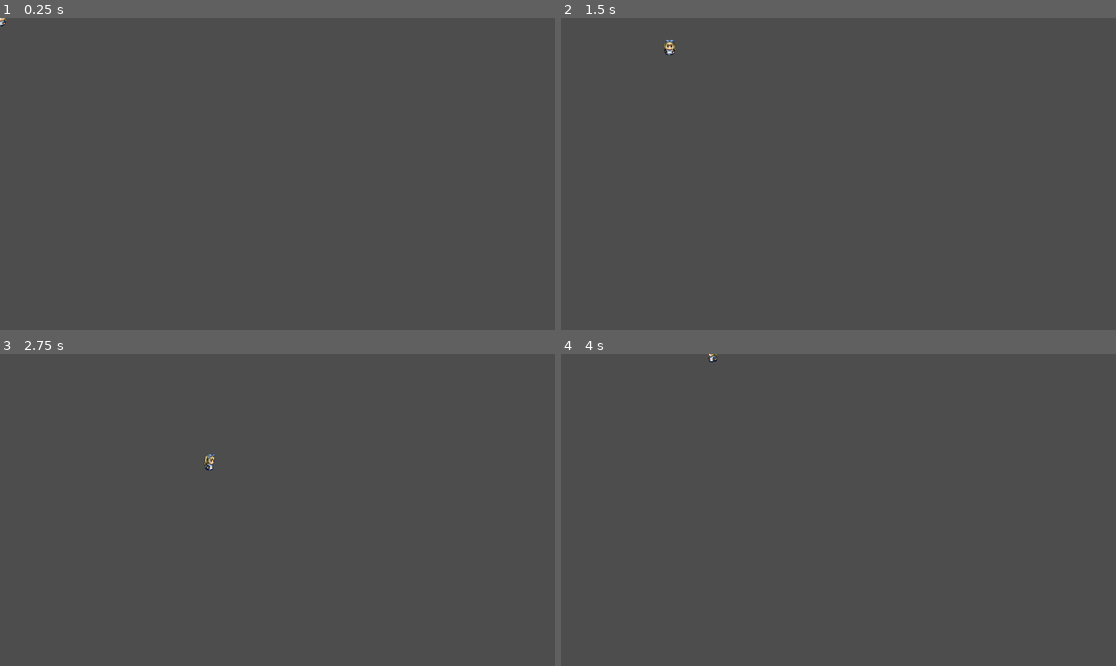
Above: before the commit, frames 1-4 (two rows, left to right).
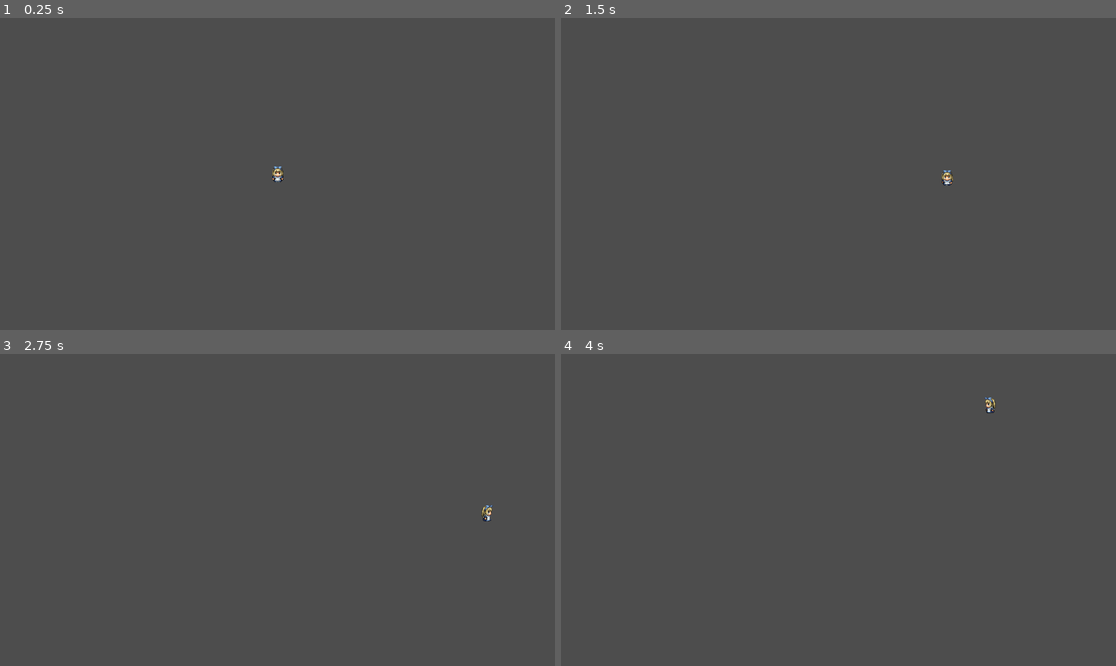
Above: after the commit, the same moments.

Repository: whocares-abt/Test-Game-1
Game: Godot game, scene res://Scenes/debug_map.tscn
Same seed, same stepped clock (60 frames per second), same inputs: the game is played once before the commit and once after it. Before the commit the project starts from res://Scenes/player_character.tscn.
Inputs:
- Up to frame 1 (0.25 s): no input
- Up to frame 2 (1.5 s): tap Enter at 0.5 s; hold D (move_right) 0.53-1.28 s; hold S (move_down) from 1.28 s (still down)
- Up to frame 3 (2.75 s): release S (move_down) at 2.03 s; hold D (move_right) from 2.03 s (still down)
- Up to frame 4 (4 s): release D (move_right) at 2.78 s; hold W (move_up) 2.78-3.53 s; hold A (move_left) from 3.53 s (still down)

The runs differ from the first frame. In frame 1, 0.1% of the frame differs, in the area x 0-52%, y 0-53%; in frame 2, 0.2%, in the area x 18-71%, y 6-54%; in frame 3, 0.1%; in frame 4, 0.1%.

Commit message:
Added interactable NPC

Diff:
--- /dev/null
+++ b/Scenes/interactable.tscn
@@ -0,0 +1,8 @@
+[gd_scene load_steps=2 format=3 uid="uid://cywgglbfwnn15"]
+
+[ext_resource type="Script" uid="uid://bt2nfyphqmma3" path="res://Scripts/interactable.gd" id="1_8s6bd"]
+
+[node name="Interactable" type="Area2D"]
+collision_layer = 2
+collision_mask = 0
+script = ExtResource("1_8s6bd")
--- /dev/null
+++ b/Scenes/npc.tscn
@@ -0,0 +1,18 @@
+[gd_scene load_steps=4 format=3 uid="uid://bnqkf8kg38dhk"]
+
+[ext_resource type="PackedScene" uid="uid://cywgglbfwnn15" path="res://Scenes/interactable.tscn" id="1_acqhf"]
+[ext_resource type="Texture2D" uid="uid://c7pqpnhaoqaa8" path="res://Assets/Art/Spritesheets/placeholder_down.png" id="1_xxsvc"]
+
+[sub_resource type="CircleShape2D" id="CircleShape2D_acqhf"]
+radius = 15.0
+
+[node name="NPC" type="Node2D"]
+
+[node name="Sprite2D" type="Sprite2D" parent="."]
+texture = ExtResource("1_xxsvc")
+offset = Vector2(0, -1)
+
+[node name="Interactable" parent="." instance=ExtResource("1_acqhf")]
+
+[node name="CollisionShape2D" type="CollisionShape2D" parent="Interactable"]
+shape = SubResource("CircleShape2D_acqhf")
--- a/Scenes/player_character.tscn
+++ b/Scenes/player_character.tscn
@@ -2,10 +2,6 @@
 
 [ext_resource type="Script" uid="uid://24jagfva86lx" path="res://Scripts/player_character.gd" id="1_qcwfp"]
 [ext_resource type="Texture2D" uid="uid://c27iufbtwdc2o" path="res://Assets/Art/Spritesheets/placeholder_sprite.png" id="2_cmdk4"]
-
-[sub_resource type="AtlasTexture" id="AtlasTexture_cmdk4"]
-atlas = ExtResource("2_cmdk4")
-region = Rect2(32, 0, 32, 34)
 
 [sub_resource type="AtlasTexture" id="AtlasTexture_o0f8b"]
 atlas = ExtResource("2_cmdk4")
@@ -55,16 +51,12 @@
 atlas = ExtResource("2_cmdk4")
 region = Rect2(64, 102, 32, 34)
 
+[sub_resource type="AtlasTexture" id="AtlasTexture_cmdk4"]
+atlas = ExtResource("2_cmdk4")
+region = Rect2(32, 0, 32, 34)
+
 [sub_resource type="SpriteFrames" id="SpriteFrames_he2x2"]
 animations = [{
-"frames": [{
-"duration": 1.0,
-"texture": SubResource("AtlasTexture_cmdk4")
-}],
-"loop": false,
-"name": &"idle",
-"speed": 5.0
-}, {
 "frames": [{
 "duration": 1.0,
 "texture": SubResource("AtlasTexture_o0f8b")
@@ -132,6 +124,14 @@
 "loop": true,
 "name": &"move_up",
 "speed": 5.0
+}, {
+"frames": [{
+"duration": 1.0,
+"texture": SubResource("AtlasTexture_cmdk4")
+}],
+"loop": false,
+"name": &"startup",
+"speed": 5.0
 }]
 
 [sub_resource type="RectangleShape2D" id="RectangleShape2D_he2x2"]
@@ -142,8 +142,7 @@
 
 [node name="PlayerSprite" type="AnimatedSprite2D" parent="."]
 sprite_frames = SubResource("SpriteFrames_he2x2")
-animation = &"move_down"
-frame_progress = 0.53940654
+animation = &"startup"
 
 [node name="PlayerHitbox" type="CollisionShape2D" parent="."]
 scale = Vector2(1.75, 1.75)
--- /dev/null
+++ b/Scripts/interactable.gd
@@ -0,0 +1,9 @@
+extends Area2D
+
+# A class denoting if the given element has an interactable property
+@export var interact_text = ""
+@export var is_interactable = true
+
+# Defining a function
+var interact : Callable = func():
+	pass
--- a/project.godot
+++ b/project.godot
@@ -11,7 +11,7 @@
 [application]
 
 config/name="Test-Game-1"
-run/main_scene="uid://r0mmctm22hgq"
+run/main_scene="uid://beci4n4pls0xu"
 config/features=PackedStringArray("4.5", "Forward Plus")
 config/icon="res://icon.svg"
 
@@ -41,6 +41,16 @@
 , Object(InputEventKey,"resource_local_to_scene":false,"resource_name":"","device":-1,"window_id":0,"alt_pressed":false …(186 unchanged characters)…
 ]
 }
+interact={
+"deadzone": 0.2,
+"events": [Object(InputEventKey,"resource_local_to_scene":false,"resource_name":"","device":-1,"window_id":0,"alt_pressed":false,"shift_pressed":false,"ctrl_pressed":false,"meta_pressed":false,"pressed":false,"keycode":0,"physical_keycode":69,"key_label":0,"unicode":101,"location":0,"echo":false,"script":null)
+]
+}
+
+[layer_names]
+
+2d_physics/layer_1="world"
+2d_physics/layer_2="interactable"
 
 [rendering]
 
Binary file added: Assets/Art/Spritesheets/placeholder_down.png
Not shown, added: Assets/Art/Spritesheets/placeholder_down.png.import
Binary file changed: Assets/Art/Spritesheets/placeholder_sprite.png
Not shown, added: Scripts/interactable.gd.uid
